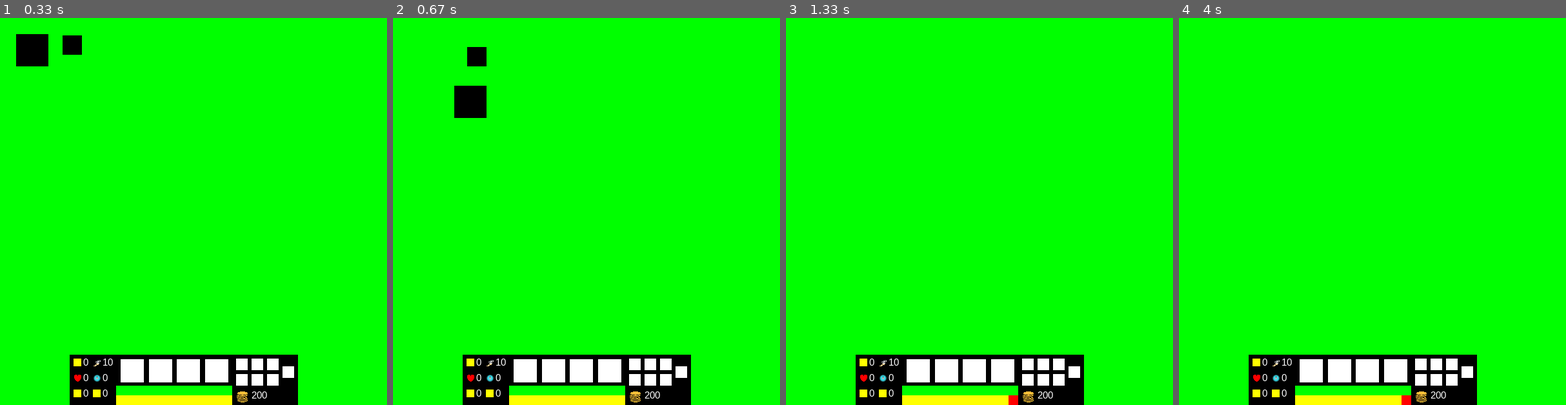
Above: before the commit, frames 1-4 (left to right).
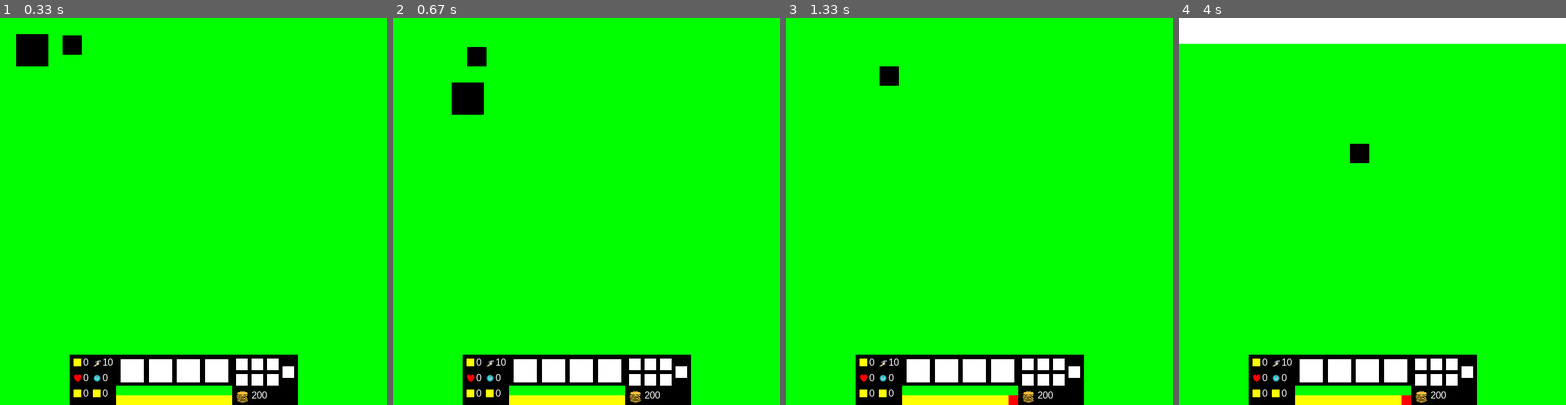
Above: after the commit, the same moments.

Repository: ibasow1015/Meme-Online-Battle-Arena
Game: pygame game, started from Main/Main.py
Same seed, same stepped clock (60 frames per second), same inputs: the game is played once before the commit and once after it.
Inputs (mouse positions are in pixels of both pictures, inside the frame that each line leads up to):
- Up to frame 1 (0.33 s): no input
- Up to frame 2 (0.67 s): right-click (586, 234) at 0.38 s
- Up to frame 3 (1.33 s): hold D 0.67-1.13 s; tap 2 at 0.82 s; hold D from 1.17 s (still down)
- Up to frame 4 (4 s): release D at 1.47 s; hold D 1.5-1.97 s; tap 1 at 1.65, 3.05 s; hold A 2-2.53 s; tap 2 at 2.15, 3.48 s; hold S 2.57-2.87 s; hold A 2.9-3.3 s; hold W 3.33-3.7 s; hold D from 3.73 s (still down)

Frame 1 is identical in both runs. In frame 2, 0.2% of the frame differs, in the area x 15-25%, y 16-26%; in frame 3, 0.2%; in frame 4, 6.9%, in the area x 0-100%, y 0-38%.

Commit message:
hopefully this doesn't break
hopefully better movement

Diff:
--- a/Main/Characters.py
+++ b/Main/Characters.py
@@ -3,16 +3,20 @@
 
 
 class Player(pygame.sprite.Sprite):
-    def __init__(self, x, y, name):
+    def __init__(self, data, x, y, name):
         pygame.sprite.Sprite.__init__(self)
         self.dest = [x, y]
         self.gold = 200
+        self.pos = [x, y]
 
-    def move(self, epsilon=6):
+    def move(self, data, epsilon=6):
         # location command
         destX, destY = self.dest[0], self.dest[1]
         # current location
-        x, y = self.rect.center[0], self.rect.center[1]
+        """x, y = self.rect.center[0] + data.scrollX, \
+               self.rect.center[1] + data.scrollY"""
+        x, y = self.pos[0], self.pos[1]
+        """print(self.rect.center[0], self.rect.center[1])"""
         # distance to travel
         dx = destX - x
         dy = destY - y
@@ -24,21 +28,30 @@
             yDir = -1
             # do nothing if character is within range to prevent spazzing
         if (dy < epsilon and dy > -epsilon and dx < epsilon and dx > -epsilon):
-            self.rect.center = (x, y)
+            #self.rect.center = (x, y)
+            pass
         elif (dy < epsilon and dy > -epsilon):
-            self.rect.center = (x + self.speed * xDir, y)
+            #self.rect.center = (x + self.speed * xDir, y)
+            x += self.speed*xDir
         elif (dx < epsilon and dx > -epsilon):
-            self.rect.center = (x, y + self.speed * yDir)
+            #self.rect.center = (x, y + self.speed * yDir)
+            y += self.speed*yDir
         else:
             # get vector angle
             theta = abs(math.atan(dy / dx))
             # calculate unit vector
             i = self.speed * math.cos(theta) * xDir
             j = self.speed * math.sin(theta) * yDir
-            self.rect.center = (x + i, y + j)
+            #self.rect.center = (x + i, y + j)
+            x += i
+            y += j
+            print(x, y)
+        self.rect.center = (x - data.scrollX, y - data.scrollY)
+        self.pos = [x, y]
 
-    def update(self):
-        self.move(15)
+
+    def update(self, data):
+        self.move(data)
 
     def setX(self, x):
         self.rect.x += x
@@ -54,8 +67,8 @@
         return self.dest
 
 class Test(Player):
-    def __init__(self, x, y, name):
-        Player.__init__(self, x, y, name)
+    def __init__(self, data, x, y, name):
+        Player.__init__(self, data, x, y, name)
         self.image = pygame.Surface((50, 50))
         self.rect = self.image.get_rect()
         self.rect.center = (x, y)
@@ -91,9 +104,9 @@
         return self.rect.center
 
 def initCharacter(data):
-    data.player = Test(50, 50, 'Player1')
+    data.player = Test(data, 50, 50, 'Player1')
     data.players.add(data.player)
 
 def drawCharacter(display, data):
-    data.players.update()
+    data.players.update(data)
     data.players.draw(display)
--- a/Main/Main.py
+++ b/Main/Main.py
@@ -17,22 +17,37 @@
     data.timer = 0
     icons.initIcons(data)
     data.scrollX = data.scrollY = 0
+    data.mapStep = 20
 
 
 def mouseDown(event, data):
     if (event.button == 3):
-        data.player.dest = list(event.pos)
+        data.player.dest = [event.pos[0] + data.scrollX,\
+                            event.pos[1] + data.scrollY]
 
 
 def mouseUp(event, data):
     pass
+
+def keypress(data):
+    keys = pygame.key.get_pressed()
+    x, y = 0, 0
+    if keys[pygame.K_w]:
+        y += -1
+    if keys[pygame.K_s]:
+        y += 1
+    if keys[pygame.K_a]:
+        x += -1
+    if keys[pygame.K_d]:
+        x += 1
+    drawMap.move(data, x, y)
 
 
 def keyDown(event, data):
     # print(event.key)
 
     # print(data.scrollX)
-    if (event.key == 119 and data.scrollY > -200):
+    """if (event.key == 119 and data.scrollY > -200):
         drawMap.move(data, 0, -1)
         data.player.setY(data.mapStep)
         data.player.changeDestination(0, data.mapStep)
@@ -55,7 +70,7 @@
         data.player.setX(-data.mapStep)
         data.player.changeDestination(-data.mapStep, 0)
         for minion in data.minions.sprites():
-            minion.setX(-data.mapStep)
+            minion.setX(-data.mapStep)"""
 
     if (event.unicode == '1'):
         data.player.ability1()
@@ -143,6 +158,19 @@
                 mouseDownWrapper(event, display, data)
             if (event.type == MOUSEBUTTONUP):
                 mouseUpWrapper(event, display, data)
+
+        keypress(data)
+        """keys = pygame.key.get_pressed()
+        x, y = 0, 0
+        if keys[pygame.K_w]:
+            y = -1
+        elif keys[pygame.K_s]:
+            y = 1
+        if keys[pygame.K_a]:
+            x = -1
+        elif keys[pygame.K_d]:
+            x = 1"""
+
         timerFiredWrapper(display, data)
 
 
--- a/Main/drawMap.py
+++ b/Main/drawMap.py
@@ -10,7 +10,7 @@
     width = data.mapWidth
 
     # when use arrow keys
-    data.mapStep = 200
+
 
     sx = data.scrollX
     sy = data.scrollY
